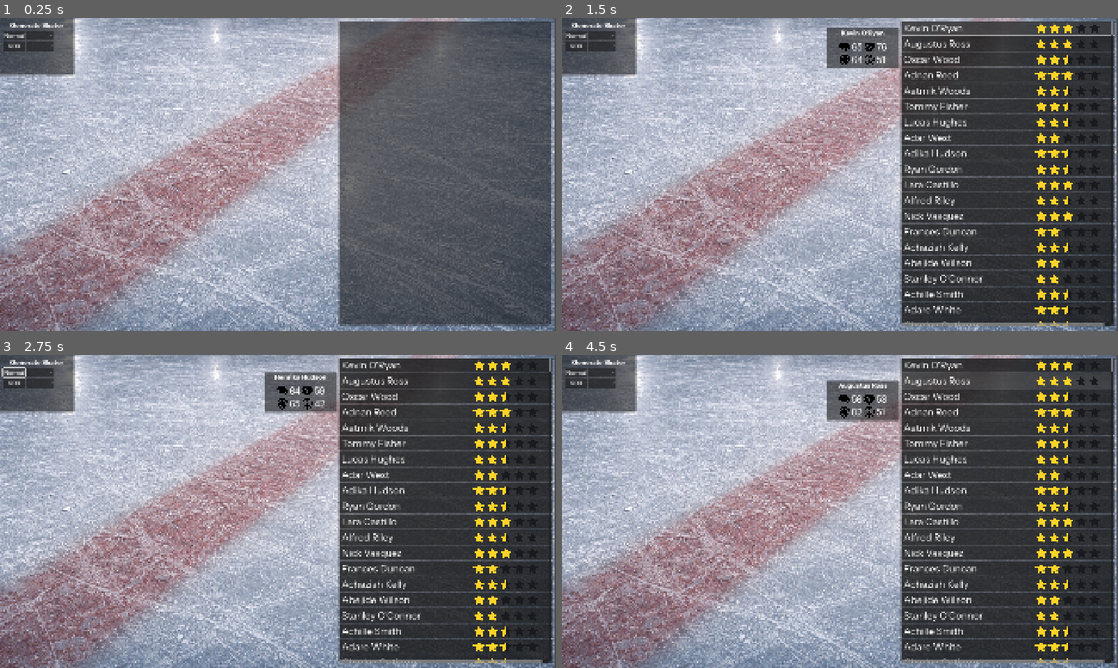
Above: before the commit, frames 1-4 (two rows, left to right).
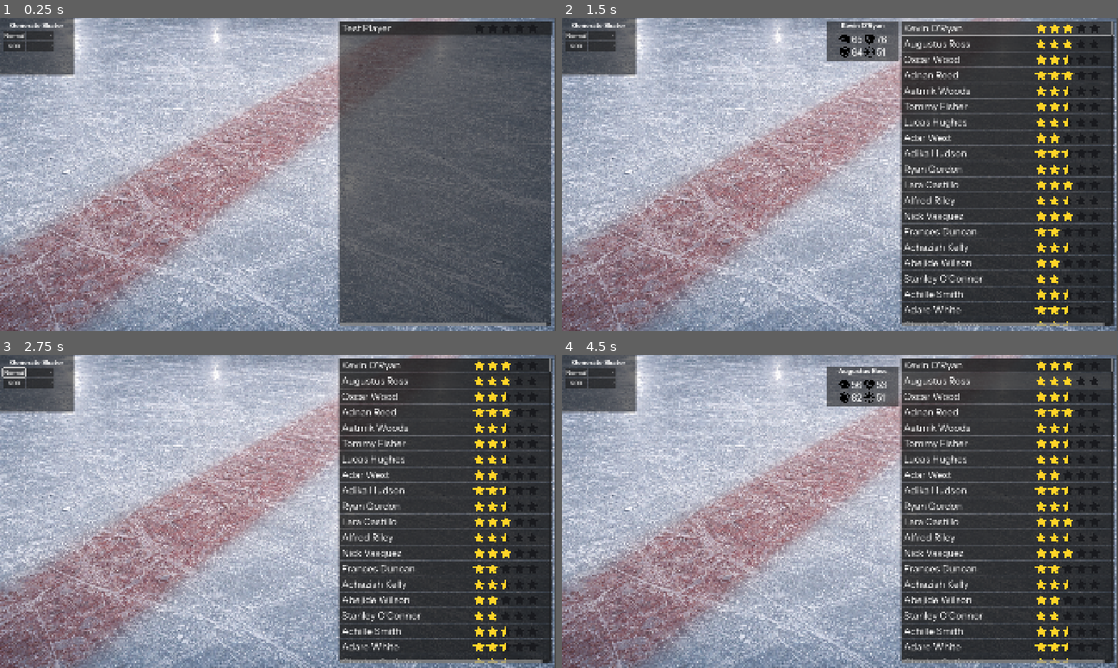
Above: after the commit, the same moments.

Repository: SqueegeeDino/imaginary-hockey-manager
Game: Godot game, scene res://Scenes/scn_Main.tscn
Two runs of this game, one before a commit and one after it. Both use one fixed random seed, a clock stepped at 60 frames per second and the inputs below.
Inputs (mouse positions are in pixels of both pictures, inside the frame that each line leads up to):
- Up to frame 1 (0.25 s): no input
- Up to frame 2 (1.5 s): click "500" at 0.5 s; click (1006, 27) at 1.27 s
- Up to frame 3 (2.75 s): click "Normal" at 2 s
- Up to frame 4 (4.5 s): click "Normal" at 2.75 s; click (1006, 364) at 3.52 s; click (1006, 380) at 4.27 s

The runs differ from the first frame. In frame 1, 2.0% of the frame differs, in the area x 61-100%, y 1-99%; in frame 2, 1.0%; in frame 3, 1.7%; in frame 4, 1.5%.

Commit message:
Add hover timer and sticky player card UI
Implement delayed hiding and sticky hover behavior for the player detail card. Removed debug prints from player_row.gd. Added a Timer node to the main scene and exposed it as hideTimer in PlayerGen so hover exit starts a short timeout before hiding the card; mouse re-enter or card hover cancels the hide. player_gen_panel.gd now connects hovered/exited signals from rows and the card, stops/starts the hideTimer, and removed debug name prints. panel_player_card.gd now emits card_hovered/card_unhovered signals, tracks mouse-over state to prevent movement while hovered, and adjusts vertical position offset when following the mouse. Also instanced a player row in the main scene and wired the Timer node.

Diff:
--- a/Scenes/player_row.gd
+++ b/Scenes/player_row.gd
@@ -27,12 +27,10 @@
 	mouse_entered.connect(func():
 		if player != null:
 			hovered.emit(player)
-			print("Hovering")
 	)
 	mouse_exited.connect(func():
 		if player != null:
 			exited.emit(player)
-			print("Exited hover")
 	)
 
 func set_player(p: PlayerProfile, star_units: int) -> void:
--- a/Scenes/scn_Main.tscn
+++ b/Scenes/scn_Main.tscn
@@ -24,7 +24,7 @@
 
 [node name="CanvasLayer" type="CanvasLayer" parent="."]
 
-[node name="Control" type="Control" parent="CanvasLayer" node_paths=PackedStringArray("nameType", "skaterQuality")]
+[node name="Control" type="Control" parent="CanvasLayer" node_paths=PackedStringArray("hideTimer", "nameType", "skaterQuality")]
 layout_mode = 3
 anchors_preset = 0
 offset_right = 40.0
@@ -32,6 +32,7 @@
 size_flags_horizontal = 4
 size_flags_vertical = 4
 script = ExtResource("2_adcb8")
+hideTimer = NodePath("Timer")
 nameType = NodePath("panelCont_genButtons/MarginContainer/VBoxContainer/HBoxContainer/VBox_options/OptionButton_nameType")
 skaterQuality = NodePath("panelCont_genButtons/MarginContainer/VBoxContainer/HBoxContainer/VBox_options/OptionButton_skaterQuality")
 player_row_scene = ExtResource("8_my6b3")
@@ -113,6 +114,9 @@
 
 [node name="vBox_playerList" type="VBoxContainer" parent="CanvasLayer/Control/panel_playerList/ScrollContainer"]
 unique_name_in_owner = true
+layout_mode = 2
+
+[node name="_playerRow" parent="CanvasLayer/Control/panel_playerList/ScrollContainer/vBox_playerList" instance=ExtResource("8_my6b3")]
 layout_mode = 2
 
 [node name="panel_playerCard" type="PanelContainer" parent="CanvasLayer/Control"]
@@ -214,5 +218,10 @@
 theme_override_font_sizes/font_size = 32
 text = "100"
 
+[node name="Timer" type="Timer" parent="CanvasLayer/Control"]
+editor_description = "Timer for UI hover timout"
+wait_time = 0.2
+one_shot = true
+
 [connection signal="pressed" from="CanvasLayer/Control/panelCont_genButtons/MarginContainer/VBoxContainer/HBoxContainer/VBox_buttons/button_Normal" to="CanvasLayer/Control" method="_on_generate_skater_pressed"]
 [connection signal="pressed" from="CanvasLayer/Control/panelCont_genButtons/MarginContainer/VBoxContainer/HBoxContainer/VBox_buttons/button_500" to="CanvasLayer/Control" method="_on_generate_list_pressed"]
--- a/Scripts/Players/player_gen_panel.gd
+++ b/Scripts/Players/player_gen_panel.gd
@@ -1,6 +1,7 @@
 extends Control
 class_name PlayerGen
 
+@export var hideTimer: Timer # Timer for delaying before hiding UI items
 @export var nameType: OptionButton
 @export var skaterQuality: OptionButton
 @export var player_row_scene: PackedScene  # assign PlayerRow.tscn in inspector
@@ -29,7 +30,13 @@
 
 func _ready() -> void:
 	rng.randomize()
+
+	# Hide player card at start, connect to timer
 	playerCard.visible = false
+	hideTimer.timeout.connect(_on_hideTimer_timeout)
+	# Panel stickiness
+	playerCard.card_hovered.connect(_on_card_hovered)
+	playerCard.card_unhovered.connect(_on_card_unhovered)
 
 	# Connect buttons (only needed if you haven't wired signals in the editor)
 	#button_nor.pressed.connect(_on_generate_normal_pressed)
@@ -114,10 +121,6 @@
 	players_cache = generator.generate_many(rng, cfg, count, next_id, name_index)
 	next_id += count
 
-	print("First 3 generated names:")
-	for i in range(min(3, players_cache.size())):
-		print(i, ": ", players_cache[i].display_name)
-
 	# 2) build UI list
 	_clear_player_list()
 
@@ -135,11 +138,18 @@
 
 		row.set_player(p,s)
 		row.hovered.connect(_on_player_hovered)
+		row.exited.connect(_on_player_exited)
+
 
 func _on_player_hovered(p: PlayerProfile) -> void:
 	if p == null:
 		return
+
+	# Show element
+	hideTimer.stop() # Cancels any pending hide
 	playerCard.visible = true
+
+	# Set values in element
 	label_name.text = p.display_name
 	label_int.text = str(p.intelligence)
 	label_phys.text = str(p.physical)
@@ -149,4 +159,14 @@
 func _on_player_exited(p: PlayerProfile) -> void:
 	if p == null:
 		return
+	hideTimer.start()
+
+func _on_card_hovered() -> void:
+	# Cancel pending hide while mouse is on the player card
+	hideTimer.stop()
+func _on_card_unhovered() -> void:
+	# Start hide timer if mouse leaves card
+	hideTimer.start()
+
+func _on_hideTimer_timeout() -> void:
 	playerCard.visible = false
--- a/Scripts/panel_player_card.gd
+++ b/Scripts/panel_player_card.gd
@@ -1,14 +1,31 @@
 extends PanelContainer
+
+signal card_hovered
+signal card_unhovered
 
 @onready var window_size: Vector2i = get_window().size # Get the window size when the node wakes up
 @onready var panel_size: int = size.y # Get the panel size
 @onready var clamp_max: int = window_size.y - (panel_size + 10) # Set the max clamping dimensions by simply subtracting the panel size plus a buffer range, from the window size
 
+var _mouse_over_card: bool = false
+
 func _ready():
 	set_process_input(true) # Allow the node to read input events (moving the mouse)
+	mouse_entered.connect(_on_mouse_entered)
+	mouse_exited.connect(_on_mouse_exited)
+
+func _on_mouse_entered() -> void:
+	_mouse_over_card = true
+	card_hovered.emit()
+
+func _on_mouse_exited() -> void:
+	_mouse_over_card = false
+	card_unhovered.emit()
 
 func _input(event):
+	if _mouse_over_card: # If mouse is currently hovering on the card, don't move it around
+		return
 	# When the mouse moves, move the UI element up and down
 	if event is InputEventMouseMotion:
-		var new_position: float = event.position.y
+		var new_position: float = event.position.y - 50
 		position.y = clamp(new_position, 10, clamp_max)
